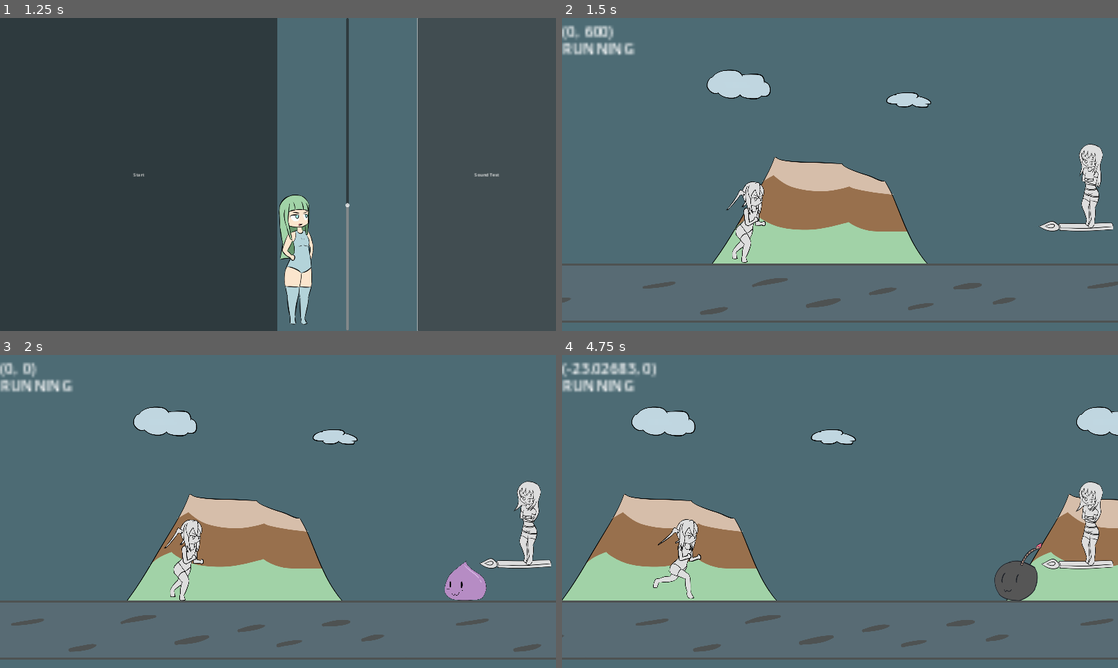
Above: before the commit, frames 1-4 (two rows, left to right).
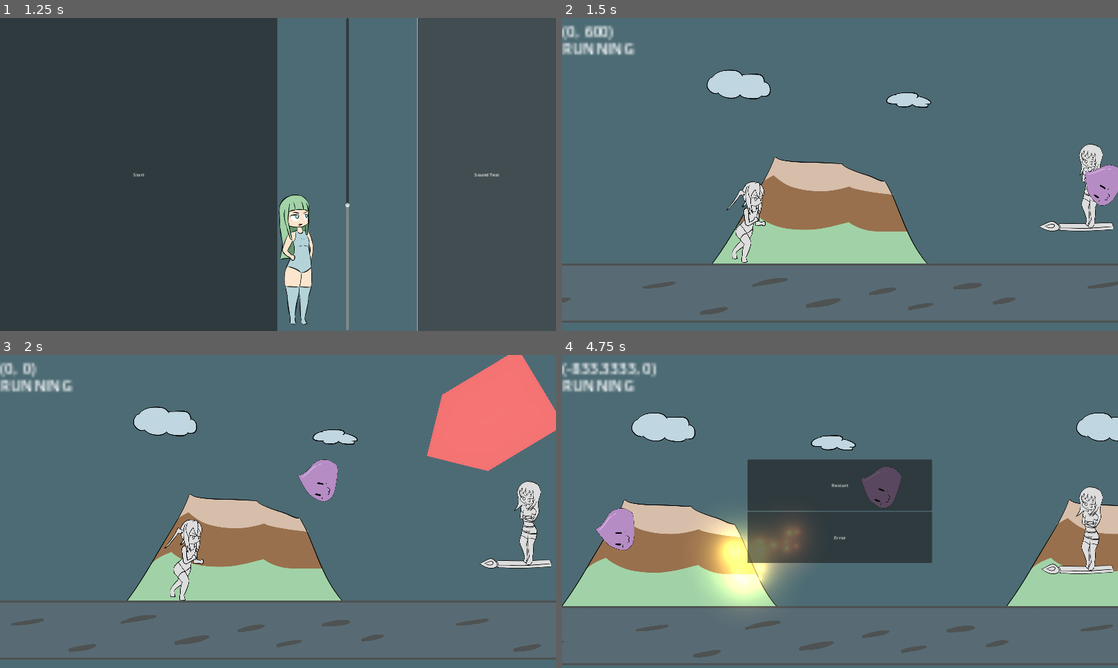
Above: after the commit, the same moments.

Repository: BeatMil/Animurun
Game: Godot game, scene res://scenes/main_menu.tscn
The game is run twice, just before and just after one commit, with the same random seed, the same clock (stepped at 60 frames per second) and the same inputs.
Inputs (mouse positions are in pixels of both pictures, inside the frame that each line leads up to):
- Up to frame 1 (1.25 s): click "Sound Test" at 0.5 s
- Up to frame 2 (1.5 s): click "Start" at 1.25 s
- Up to frame 3 (2 s): no input
- Up to frame 4 (4.75 s): hold L (attack) 2.03-2.78 s; hold D (move_right) 2.03-3.53 s; tap Space (jump) at 2.27, 3.02 s; tap J (block) at 2.85 s; hold A (move_left) 3.53-4.25 s; hold K (dodge) 3.53-4.25 s; click (840, 486) at 4.25 s, where only the run after the commit has a clickable "Restart"

Frame 1 is identical in both runs. In frame 2, 0.6% of the frame differs, in the area x 93-100%, y 46-60%; in frame 3, 7.0%; in frame 4, 24%, in the area x 0-100%, y 2-100%.

Commit message:
Add spawn_triple_slime_fake

Diff:
--- a/scripts/forest.gd
+++ b/scripts/forest.gd
@@ -25,14 +25,16 @@
 var is_random_spawn = false
 var rng = RandomNumberGenerator.new()
 var taiga_hp = 0
-var phase_helper = -1 # choose phase then minus 1
+var phase_helper = 2 # choose phase then minus 1
 var phase_transition_helper = false
 
 
 # Phases
 var tutorial_phase_enemy_order: Array = [spawn_slime, spawn_bomby]
 var phase_one_enemy_order: Array = [spawn_parry_dodge_chain, spawn_two_slime, spawn_spike]
-var phase_two_enemy_order: Array = [spawn_tank, spawn_tank_left_side, spawn_tank_left_side_spike]
+
+# var phase_two_enemy_order: Array = [spawn_tank, spawn_tank_left_side, spawn_tank_left_side_spike]
+var phase_two_enemy_order: Array = [spawn_triple_slime_fake]
 
 
 # Reference
@@ -257,6 +259,28 @@
 	slime3.throw_slime(Vector2(-2000, -2000))
 
 
+func spawn_triple_slime_fake() -> void:
+	var slime1 = SLIME.instantiate()
+	slime1.position = $"Markers/EnemySpawnPos".position
+
+	var tank = TANK.instantiate()
+	tank.position = $"Markers/TankSpawnPos3".position
+
+	var slime3 = SLIME.instantiate()
+	slime3.connect("ded", spawner)
+	slime3.position = $"Markers/EnemySpawnPos".position
+
+	add_child(slime1)
+	slime1.throw_slime(Vector2(-2000, -2000))
+	await get_tree().create_timer(0.3, false).timeout
+
+	add_child(tank)
+	await get_tree().create_timer(0.3, false).timeout
+
+	add_child(slime3)
+	slime3.throw_slime(Vector2(-2000, -2000))
+
+
 func spawn_spike() -> void:
 	var spike = SPIKE.instantiate()
 	spike.position = $"Markers/SpikeSpawnPos".position
